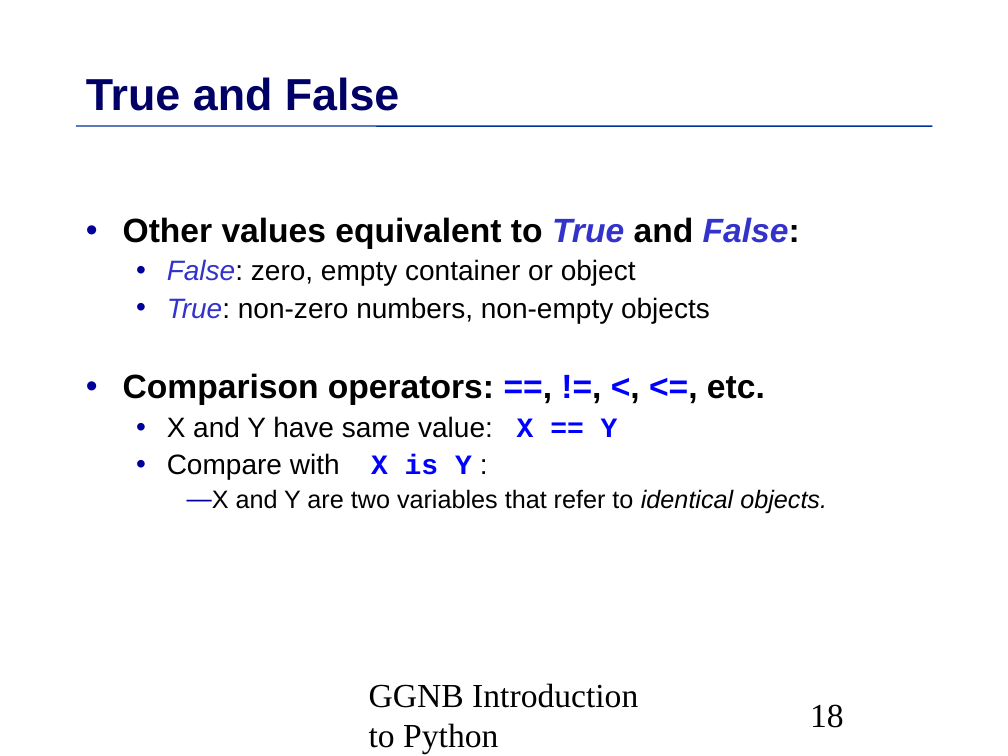
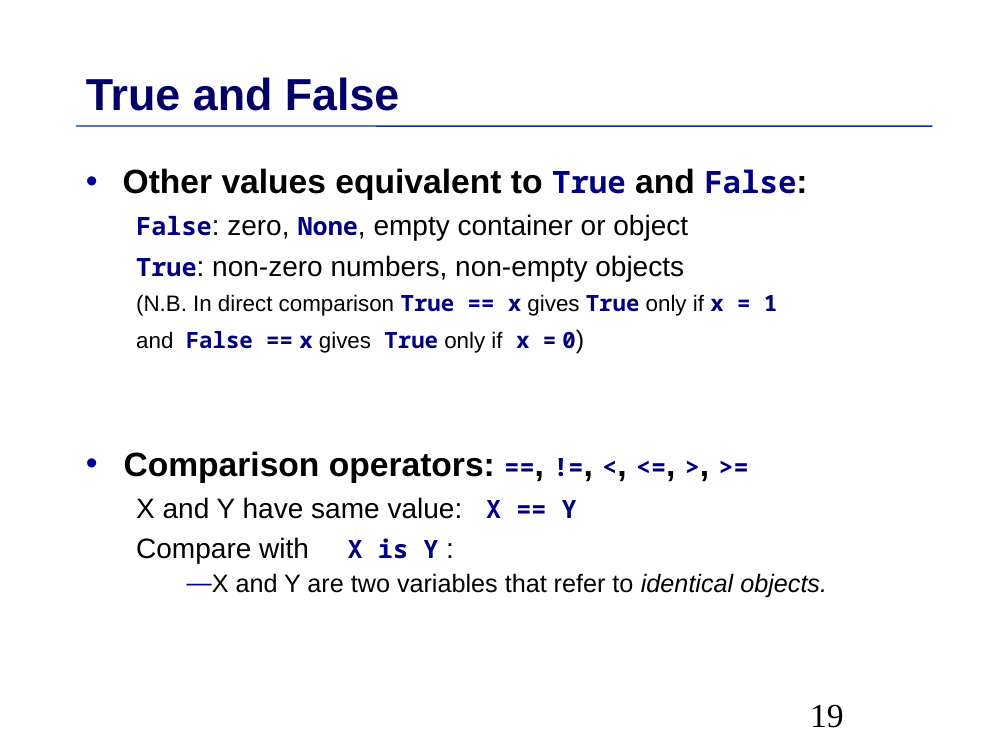
Before and after one commit to MPIDS/Python-Course, a slide deck: slide 19 of 01-basics/Talk/Python-Introduction.odp (slide 18 before the commit). Drawn at 1008x756 pixels with LibreOffice and Linux fonts; fonts in the diff are those of the drawing. Boxes give left, top, right and bottom in pixels: in the first picture for what was removed or moved away, otherwise in the second. Text is boxed around its words. In the diff, an @@ line names an element or a change of style, - is before the commit and + after.

```diff
--- a/01-basics/Talk/Python-Introduction.odp
+++ b/01-basics/Talk/Python-Introduction.odp
@@ text at [123, 168, 796, 563]: size 24 to 22 pt in "True False:"; font Arial to Noto Sans Mono, text colour #3333CC to #000080, italic off in "True False:", "True:"; size 20 to 18 pt in "True:", "X == Y", "X is Y"; bold on in "True:"; font Courier New to Noto Sans Mono, text colour #0000FF to #000080 in "X == Y", "X is Y"; bullet • to none; line spacing 0.9 to 1 @@
@@ text at [136, 214, 688, 241]: text changed @@
-  • False: zero, empty container or object
+  False: zero, None, empty container or object
@@ text at [124, 294, 777, 483]: text changed; size 24 to 16 pt @@
-• Comparison operators: ==, !=, <, <=, etc.
+  (N.B. In direct comparison True == x gives True only if x = 1
+    and False == x gives True only if x = 0)
+• Comparison operators: ==, !=, <, <=, >, >=
@@ text removed at [369, 683, 638, 754] @@
-GGNB Introduction to Python
@@ page number at [810, 704, 844, 728]: text changed @@
-18
+19
```
Also in this commit, not shown: 101 other slides changed, 2 slides added, 2 slides removed.
